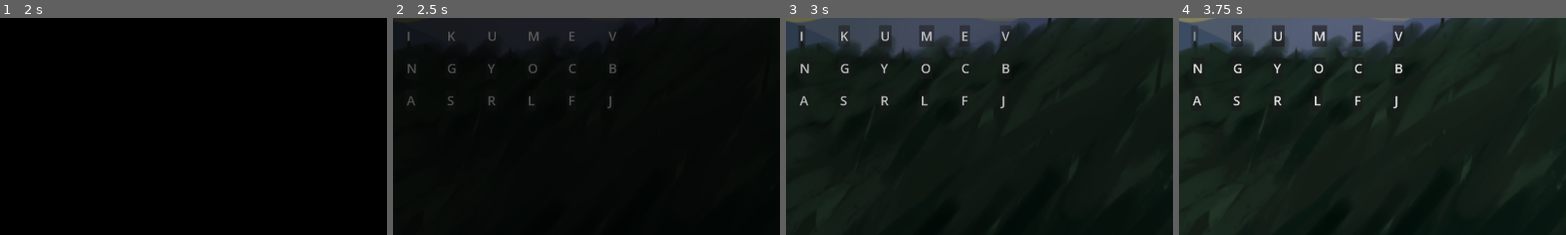
Above: before the commit, frames 1-4 (left to right).
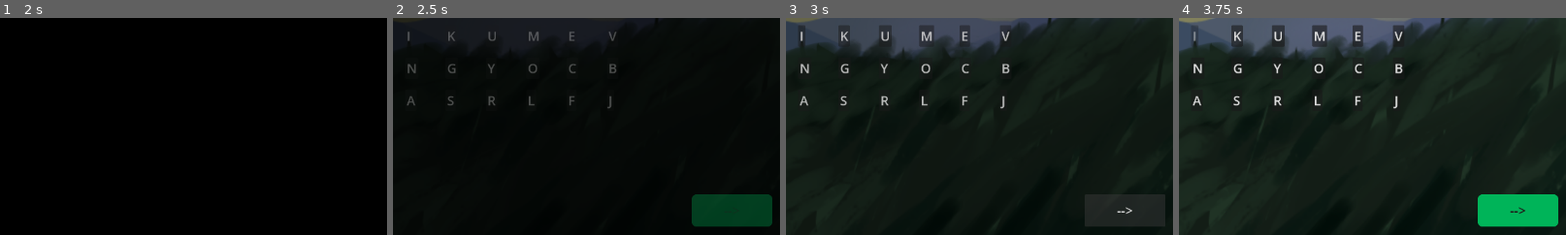
Above: after the commit, the same moments.

Repository: fakenyaliupmh/proyecto-integrador-ii
Game: Godot game, scene res://scenes/home_screen.tscn
Two runs of this game, one before a commit and one after it. Both use one fixed random seed, a clock stepped at 60 frames per second and the inputs below. Before the commit the project starts from res://src/home_screen.tscn.
Inputs (mouse positions are % of the whole screen's width and height, from its top left):
- Up to frame 1 (2 s): tap Enter (enter) at 0.5, 0.8, 1.35 s; tap Backspace (delete) at 0.6, 1.55 s; click (50, 50) at 0.67 s; move the mouse to (30, 55) at 1.27 s; click (30, 55) at 1.42 s
- Up to frame 2 (2.5 s): tap Space at 2 s; move the mouse to (60, 28) at 2.02 s; click (60, 28) at 2.1 s; tap Enter (enter) at 2.3 s
- Up to frame 3 (3 s): click (92, 93) at 2.75 s, where only the run after the commit has a clickable "-->"
- Up to frame 4 (3.75 s): click "I" at 3.5 s
The pictures show only the part of the screen within x 48-98%, y 48-98%; the shares and areas given below are measured in that part.

Frame 1 is identical in both runs. In frame 2, 3.0% of the frame differs, in the area x 77-98%, y 81-96%; in frame 3, 1.6%; in frame 4, 3.1%, in the area x 77-98%, y 81-97%.

Commit message:
feat: keyboard input and next button

Diff:
--- a/src/home_screen.tscn
+++ b/scenes/home_screen.tscn
@@ -1,9 +1,9 @@
 [gd_scene format=3 uid="uid://eiset787upbv"]
 
-[ext_resource type="Script" uid="uid://cxhq1qeviu3fb" path="res://src/home_screen.gd" id="1_67g1r"]
-[ext_resource type="Texture2D" uid="uid://b4v41aj0se1ro" path="res://wireframes/home_screen.png" id="2_w8yt5"]
-[ext_resource type="Texture2D" uid="uid://cjotvc46df3jq" path="res://assets/sprites/spritesheet.png" id="3_abx78"]
-[ext_resource type="Texture2D" uid="uid://dh5kpewsonyvr" path="res://assets/wallpaper/Proyecto (20260706032833).png" id="4_w8yt5"]
+[ext_resource type="Script" uid="uid://cxhq1qeviu3fb" path="res://src/home_screen.gd" id="1_bie51"]
+[ext_resource type="Texture2D" uid="uid://dh5kpewsonyvr" path="res://assets/wallpaper/Proyecto (20260706032833).png" id="2_ih2x6"]
+[ext_resource type="Texture2D" uid="uid://b4v41aj0se1ro" path="res://wireframes/home_screen.png" id="3_ked1l"]
+[ext_resource type="Texture2D" uid="uid://cjotvc46df3jq" path="res://assets/sprites/spritesheet.png" id="4_b02wa"]
 
 [sub_resource type="CircleShape2D" id="CircleShape2D_w43ym"]
 radius = 272.4133
--- a/scenes/test_scene.tscn
+++ b/scenes/test_scene.tscn
@@ -1,6 +1,6 @@
 [gd_scene format=3 uid="uid://cqjixkhil2mxh"]
 
-[ext_resource type="Script" uid="uid://dbmdut2kas2ep" path="res://scenes/test_scene.gd" id="1_7ddre"]
+[ext_resource type="Script" uid="uid://dbmdut2kas2ep" path="res://src/test_scene.gd" id="1_7ddre"]
 [ext_resource type="Texture2D" uid="uid://b4v41aj0se1ro" path="res://wireframes/home_screen.png" id="1_g7g4h"]
 [ext_resource type="Texture2D" uid="uid://bgtr8x1crcv3l" path="res://assets/wallpaper/Proyecto (20260706032907).png" id="1_nd71p"]
 [ext_resource type="Texture2D" uid="uid://bmbfefy3hrpmj" path="res://assets/sprites/spritesheet(1).png" id="2_j8ivh"]
--- a/src/complete_the_word_game.gd
+++ b/src/complete_the_word_game.gd
@@ -2,7 +2,7 @@
 class_name CompleteWordGame
 signal word_completed
 
-const UNDERSCORE = preload("res://src/underscore.tscn")
+const UNDERSCORE = preload("res://scenes/underscore.tscn")
 const MAX_WORD_POOL_SIZE = 18
 
 var current_word: String = ""
@@ -12,11 +12,13 @@
 var slot_nodes: Array[Label] = []
 var used_buttons: Array[Button] = []
 
+var attemps = 0
+
 func setup(word: String, new_screen_size: Vector2, sprite_texture: Texture2D = null) -> void:
 	self.current_word = word
 	self.screen_size = new_screen_size
 
-	modulate.a = 0.0
+	modulate.a = 0.0 # Magic number
 
 	if sprite_texture:
 		var sprite = Sprite2D.new()
@@ -26,15 +28,55 @@
 
 	generate_words_pool(current_word)
 	gen_text_underscore(current_word)
+	create_check_button()
 
 	var tween = create_tween()
 	tween.tween_property(self, "modulate:a", 1.0, 1.0)
 
-func _process(delta: float) -> void:
-	if Input.is_action_just_pressed("delete"):
-		remove_last_letter()
-	if Input.is_action_just_pressed("enter"):
-		check_answer()
+func create_check_button() -> void:
+	var button = Button.new()
+	button.text = "-->"
+
+	button.position = Vector2(
+		screen_size.x - 250, # Magic number
+		screen_size.y - 120 # Magic number
+	)
+	button.add_theme_font_size_override("font_size", 32) # Magic number
+	button.add_theme_color_override("font_color", Color(0.123, 0.118, 0.104, 1.0))
+	button.size = Vector2(200,80) # Magic number
+
+	var style = StyleBoxFlat.new()
+	style.bg_color = Color(0.0, 0.708, 0.348, 1.0)
+	style.corner_radius_top_left = 12 # Magic number
+	style.corner_radius_top_right = 12 # Magic number
+	style.corner_radius_bottom_left = 12 # Magic number
+	style.corner_radius_bottom_right = 12 # Magic number
+	button.add_theme_stylebox_override("normal", style)
+
+	add_child(button)
+
+	button.pressed.connect(check_answer)
+
+func _input(event) -> void:
+	if event is InputEventKey and event.pressed and not event.echo:
+		if event.keycode == KEY_BACKSPACE:
+			remove_last_letter()
+			return
+
+		if event.keycode == KEY_ENTER:
+			check_answer()
+			return
+
+		var text = event.as_text().to_upper()
+
+		if text.length() != 1: # Magic number
+			return
+
+		for child in get_children():
+			if child is Button:
+				if child.text == text and !child.disabled:
+					_on_letter_pressed(child)
+					break
 
 func generate_words_pool(word: String) -> void:
 	var word_pool: Array[String] = []
@@ -85,7 +127,7 @@
 		screen_size.y * 0.50 + int(index / 6) * 80 # Magic number
 	)
 
-	button.add_theme_font_size_override("font_size", 32)
+	button.add_theme_font_size_override("font_size", 32) # Magic number
 	add_child(button)
 
 	button.pressed.connect(func():
@@ -93,7 +135,7 @@
 	)
 
 func _on_letter_pressed(button: Button) -> void:
-	var letter := button.text
+	var letter = button.text
 
 	for i in range(answer_slot.size()):
 		if answer_slot[i] == "":
@@ -126,4 +168,26 @@
 		word_completed.emit()
 		return true
 
+	attemps += 1 # Magic number
+
+	if attemps >= 5: # Magic number
+		complete_word()
+		return true
 	return false
+
+func reveal_random_letter() -> void:
+	pass
+
+func complete_word() -> void:
+	for i in range(current_word.length()):
+		answer_slot[i] = current_word[i]
+		slot_nodes[i].text = current_word[i]
+
+	await get_tree().create_timer(1.5).timeout # Magic number
+	word_completed.emit()
+
+func incorrect_animation() -> void:
+	pass
+
+func correct_animation() -> void:
+	pass
--- a/src/home_screen.gd
+++ b/src/home_screen.gd
@@ -5,9 +5,16 @@
 const SCREEN_SIZE = Vector2(SCREEN_WIDTH, SCREEN_HEIGHT)
 
 var current_word: String = ""
+var background_stack: Array = [
+	preload("res://assets/wallpaper/fondo (20260706031742).png"),
+	preload("res://assets/wallpaper/Proyecto (20260706032907).png"),
+	preload("res://assets/wallpaper/Proyecto (20260706032833).png"),
+]
+
 var current_scene = preload("res://scenes/test_scene.tscn")
 var current_scene_instance: Node = null
 var current_game: CompleteWordGame = null
+
 
 var words = {
 	"word_1" : "Casa",
@@ -100,3 +107,6 @@
 	current_game.setup(word, SCREEN_SIZE)
 	current_game.word_completed.connect(_on_word_completed)
 	add_child(current_game)
+
+func generate_new_scene() -> void:
+	pass
--- a/underscore.tscn
+++ b/underscore.tscn
@@ -1,6 +1,6 @@
 [gd_scene format=3 uid="uid://bhsfha8mrnhsg"]
 
-[ext_resource type="PackedScene" uid="uid://b2lfh2vt6ljob" path="res://src/underscore.tscn" id="1_bhp5d"]
+[ext_resource type="PackedScene" uid="uid://b2lfh2vt6ljob" path="res://scenes/underscore.tscn" id="1_bhp5d"]
 [ext_resource type="Script" uid="uid://dlthng2ubht2o" path="res://src/Underscore.gd" id="2_bhp5d"]
 
 [node name="Node2D" unique_id=848420546 instance=ExtResource("1_bhp5d")]
Not shown: 3 places in scenes/home_screen.tscn that only renumber resources
Renamed: src/underscore.tscn -> scenes/underscore.tscn
Empty file added: src/mini_game_manager.gd
Not shown, added: src/mini_game_manager.gd.uid
Renamed: scenes/test_scene.gd -> src/test_scene.gd
Renamed: scenes/test_scene.gd.uid -> src/test_scene.gd.uid
Not shown, changed: README.md
